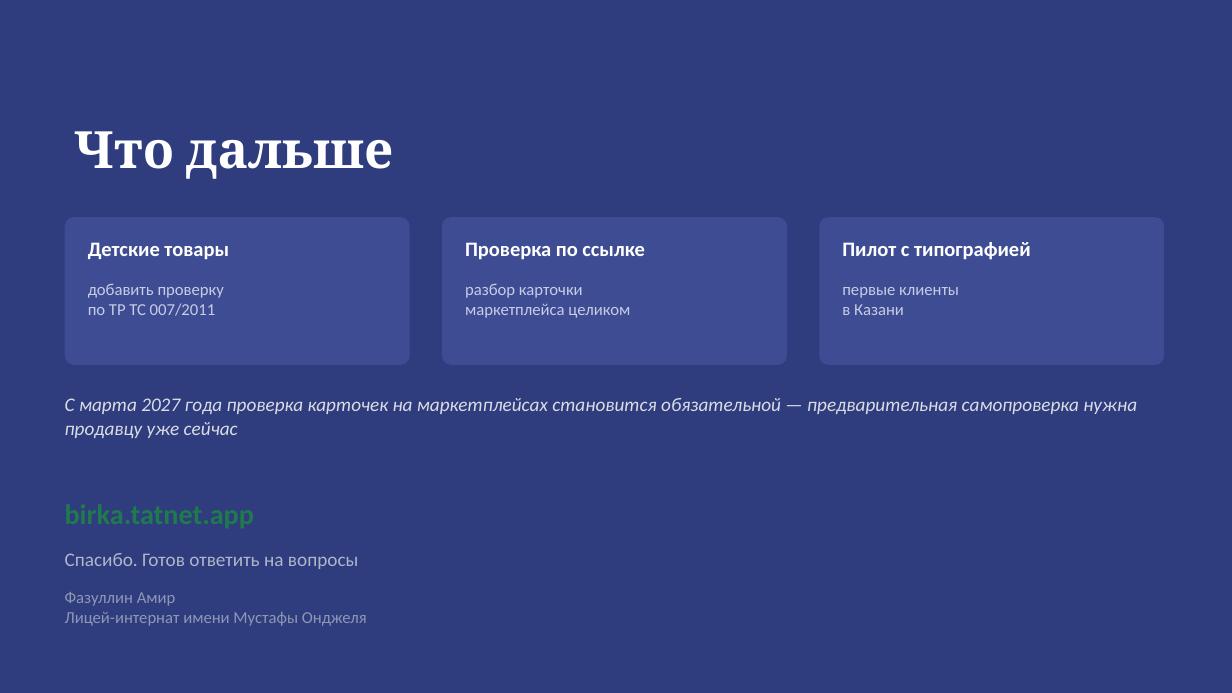
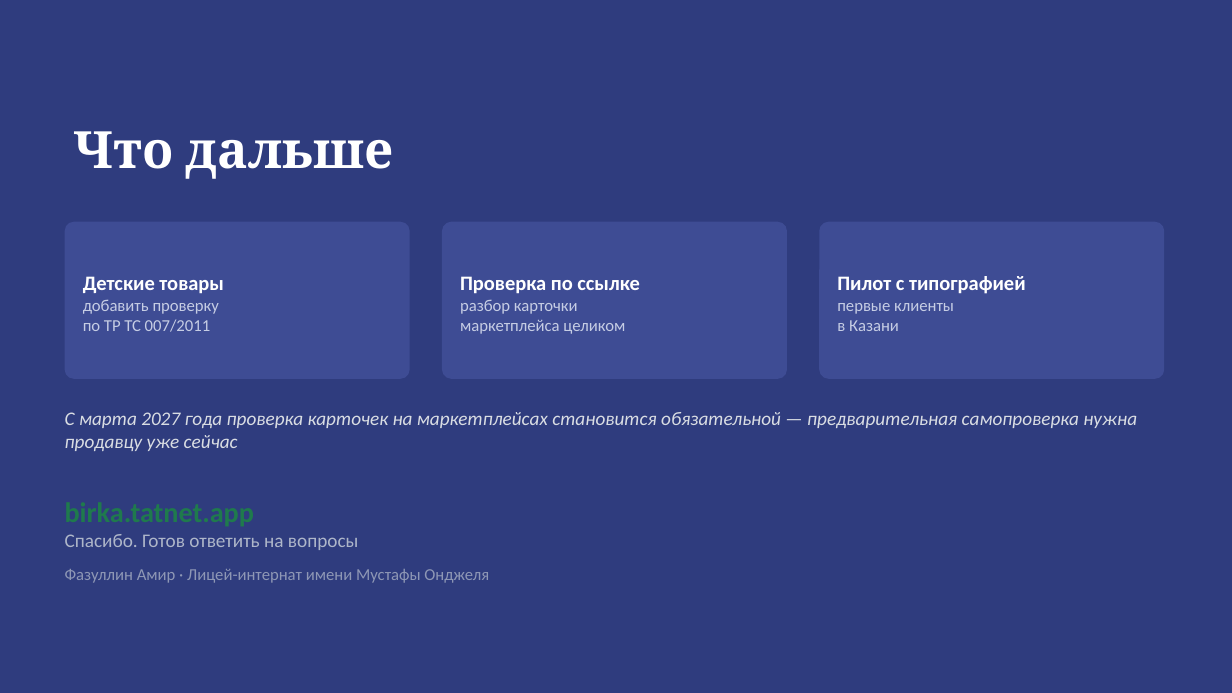
Before and after one commit to amirfazulen-byte/project, a slide deck: slide 6 of deck/Бирка.pptx. Drawn at 1232x693 pixels with LibreOffice and Linux fonts; fonts in the diff are those of the drawing. Boxes give left, top, right and bottom in pixels: in the first picture for what was removed or moved away, otherwise in the second. Text is boxed around its words. In the diff, an @@ line names an element or a change of style, - is before the commit and + after.

```diff
--- a/deck/Бирка.pptx
+++ b/deck/Бирка.pptx
@@ rounded rectangle "Детские товары": place and size @@
-rounded rectangle "Детские товары" at bbox=[88, 283, 224, 316]
+rounded rectangle "Детские товары" at bbox=[65, 222, 409, 379]
@@ rounded rectangle removed at bbox=[65, 217, 409, 365] @@
@@ rounded rectangle "Проверка по ссылке": place and size @@
-rounded rectangle "Проверка по ссылке" at bbox=[465, 284, 630, 318]
+rounded rectangle "Проверка по ссылке" at bbox=[442, 222, 787, 379]
@@ rounded rectangle removed at bbox=[442, 217, 787, 365] @@
@@ vertical alignment top to middle; fill none to #3E4C94 in 3 elements at bbox=[65, 222, 409, 379], bbox=[442, 222, 787, 379], bbox=[820, 222, 1165, 379] @@
@@ rounded rectangle "Пилот с типографией": place and size @@
-rounded rectangle "Пилот с типографией" at bbox=[842, 287, 959, 315]
+rounded rectangle "Пилот с типографией" at bbox=[820, 222, 1165, 379]
@@ rounded rectangle removed at bbox=[820, 217, 1165, 365] @@
@@ text removed at bbox=[88, 242, 229, 260] @@
-Детские товары
@@ text removed at bbox=[465, 242, 644, 260] @@
-Проверка по ссылке
@@ text removed at bbox=[842, 242, 1031, 260] @@
-Пилот с типографией
@@ text in rounded rectangle at bbox=[83, 276, 224, 294]: paragraph added @@
+Детские товары
@@ text in rounded rectangle at bbox=[460, 276, 639, 294]: paragraph added @@
+Проверка по ссылке
@@ text in rounded rectangle at bbox=[837, 276, 1026, 294]: paragraph added @@
+Пилот с типографией
@@ text "С марта 2027 года проверка ...": place and size @@
-text "С марта 2027 года проверка ..." at bbox=[65, 398, 1137, 438]
+text "С марта 2027 года проверка ..." at bbox=[65, 412, 1137, 451]
@@ text at bbox=[65, 534, 489, 583]: text changed @@
-Фазуллин Амир
-Лицей-интернат имени Мустафы Онджеля
+birka.tatnet.app
+Спасибо. Готов ответить на вопросы
+Фазуллин Амир · Лицей-интернат имени Мустафы Онджеля
@@ text removed at bbox=[65, 553, 359, 569] @@
-Спасибо. Готов ответить на вопросы
```
Also in this commit, not shown: 1 other file.
